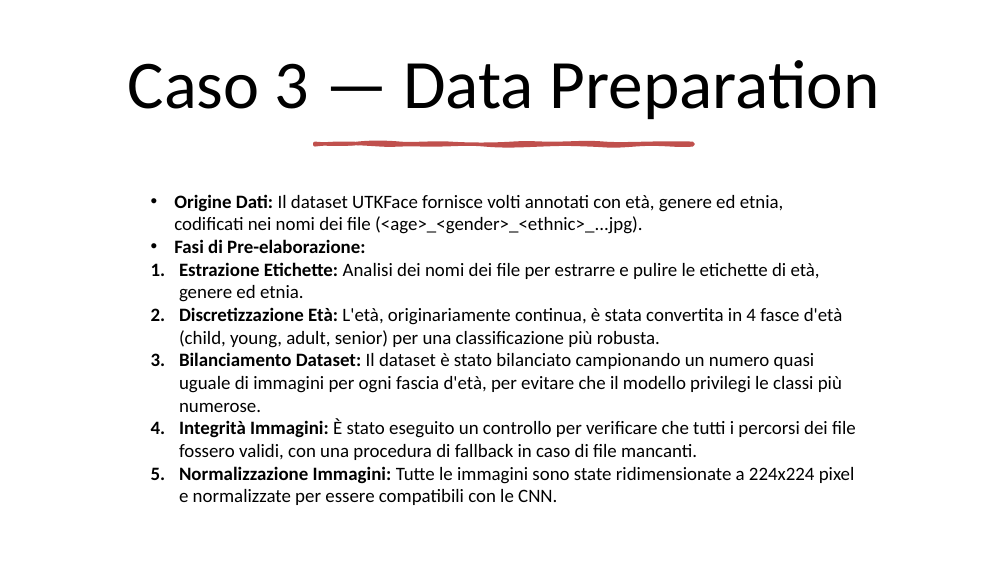
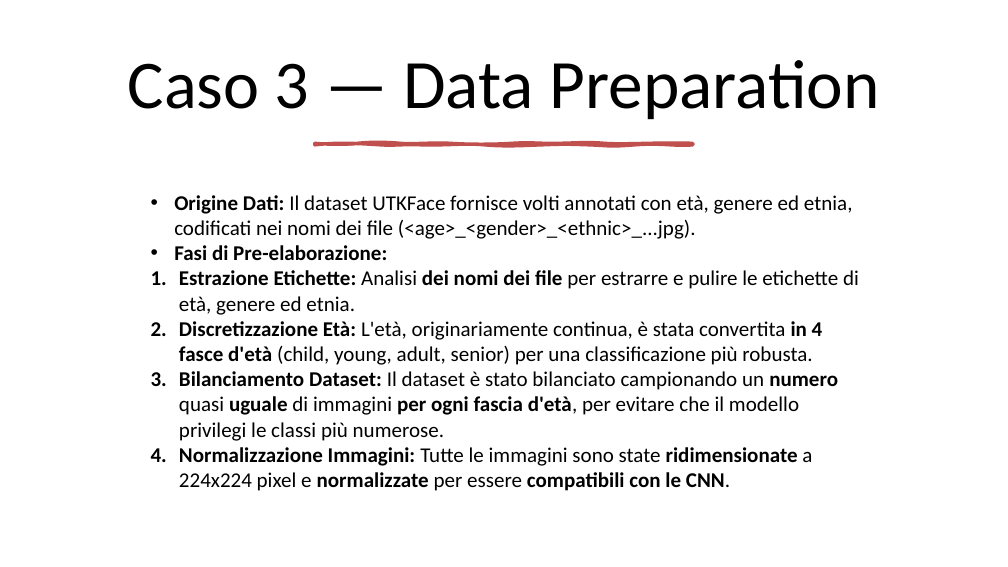
Before and after one commit to mtomas03/Thesis_Paper, a slide deck: slide 24 of Presentation.pptx (slide 41 before the commit). Drawn at 1008x567 pixels with LibreOffice and Linux fonts; fonts in the diff are those of the drawing. Boxes give left, top, right and bottom in pixels: in the first picture for what was removed or moved away, otherwise in the second. Text is boxed around its words. In the diff, an @@ line names an element or a change of style, - is before the commit and + after.

```diff
--- a/Presentation.pptx
+++ b/Presentation.pptx
@@ text "Origine Dati: Il dataset UTKFace ..." at bbox=[174, 195, 859, 491]: size 18 to 20 pt; bold on in "dei nomi dei file", "in 4 fasce d'età", "numero uguale per ogni fascia d'età,", "ridimensionate normalizzate compatibili con le CNN." @@
@@ text at bbox=[179, 419, 856, 460]: paragraph removed @@
-4. Integrità Immagini: È stato eseguito un controllo per verificare che tutti i percorsi dei file fossero validi, con una procedura di fallback in caso di file mancanti.
```
Also in this commit, not shown: 13 other slides changed, 17 slides removed.
